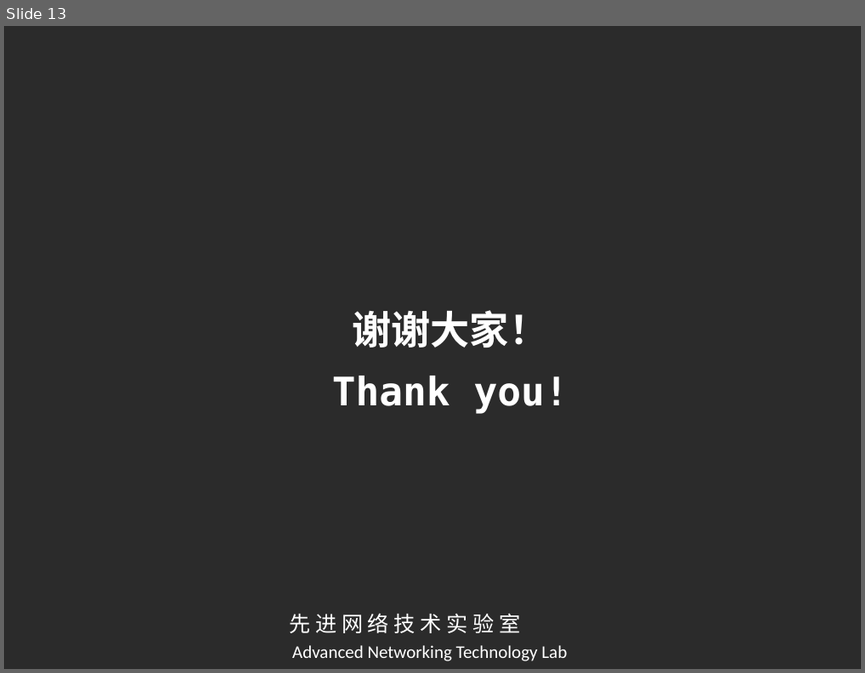
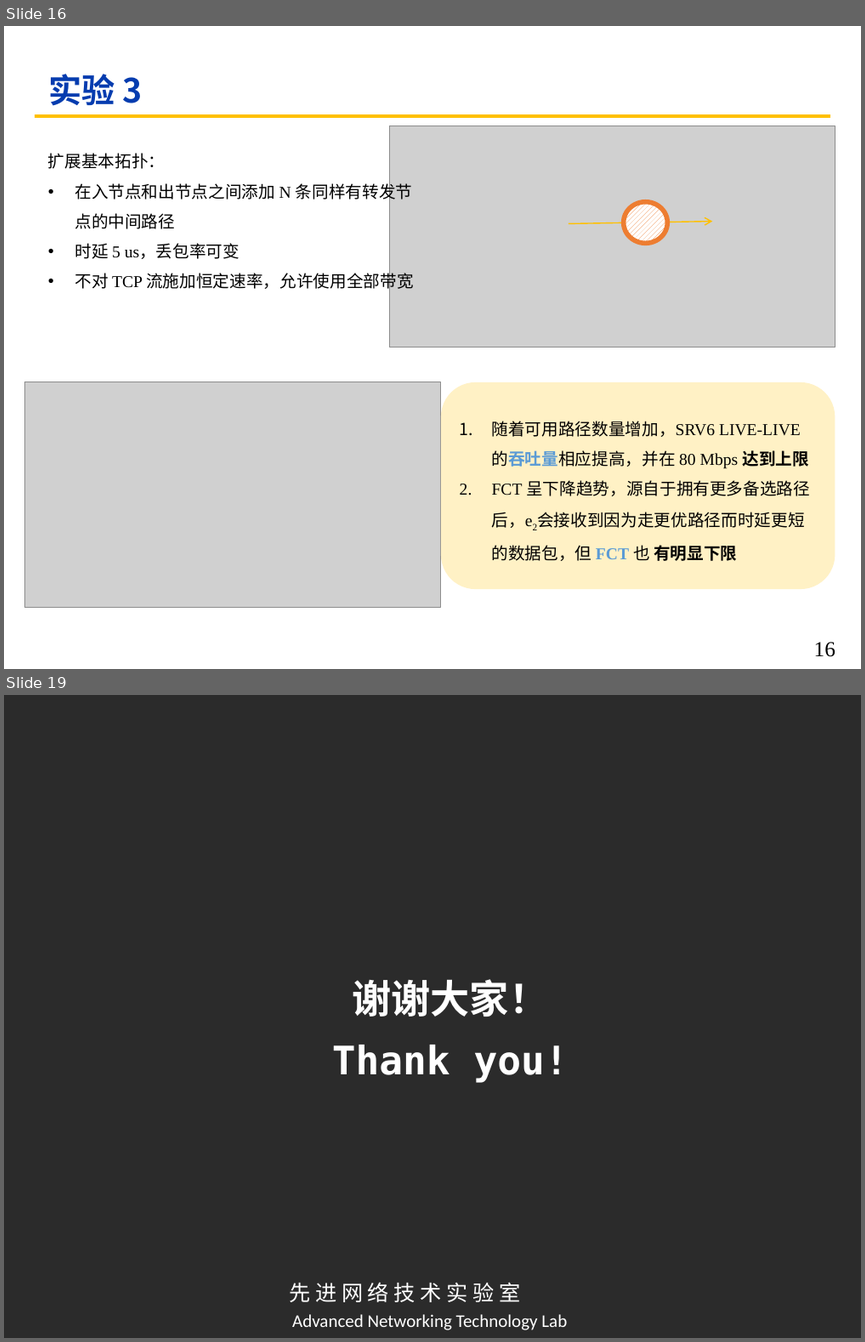
Before and after one commit to cyanbird811/ANTL_papers, a slide deck: 互联网络的设计_汇报/第二次/真正选择/第二次PPT.pptx. Shown one above the other, each under a label of ours: slide 13 before the commit, slides 16 and 19 after it; the slides between them are not shown. The pictures are 865x673 and 865x1342 pixels, drawn with LibreOffice and Linux fonts; fonts in the diff are those of the drawing; grey boxes stand for pictures; background and template pictures are left out; a plain dark background stands for a picture behind light text. Boxes give left, top, right and bottom in pixels: in the first picture for what was removed or moved away, otherwise in the second. Text is boxed around its words. In the diff, an @@ line names an element or a change of style, - is before the commit and + after.

```diff
--- a/互联网络的设计_汇报/第二次/真正选择/第二次PPT.pptx
+++ b/互联网络的设计_汇报/第二次/真正选择/第二次PPT.pptx
@@ slide 16 added at bbox=[4, 26, 861, 669], background #FFFFFF @@
@@ title added at bbox=[48, 74, 142, 106], 28 pt, text #053CAF, bold @@
+实验 3
@@ line added from (35, 116) to (830, 116), #FFC000 3 pt @@
@@ picture added at bbox=[390, 126, 835, 347] @@
@@ text added at bbox=[48, 153, 413, 292], 14 pt, text #000000 @@
+扩展基本拓扑：
+• 在入节点和出节点之间添加 N 条同样有转发节点的中间路径
+• 时延 5 us，丢包率可变
+• 不对 TCP 流施加恒定速率，允许使用全部带宽
@@ ellipse added at bbox=[624, 202, 667, 243], fill pattern #ED7D31 on #FFFFFF, outline #ED7D31 4 pt @@
@@ arrow added from (568, 224) to (713, 222), #FFC000 1 pt @@
@@ picture added at bbox=[24, 382, 440, 607] @@
@@ rounded rectangle added at bbox=[441, 382, 835, 589], fill #FFF1C5, 14 pt, text #000000 @@
+1. 随着可用路径数量增加，SRV6 LIVE-LIVE 的吞吐量相应提高，并在 80 Mbps 达到上限
+2. FCT 呈下降趋势，源自于拥有更多备选路径后，e2会接收到因为走更优路径而时延更短的数据包，但 FCT 也 有明显下限
@@ page number added at bbox=[814, 641, 835, 657], 18 pt, text #000000 @@
+16
@@ what was slide 13 is now slide 19 @@
```
Also in this commit, not shown: 5 slides changed, 12 other slides added, 7 slides removed, 1 other file.
